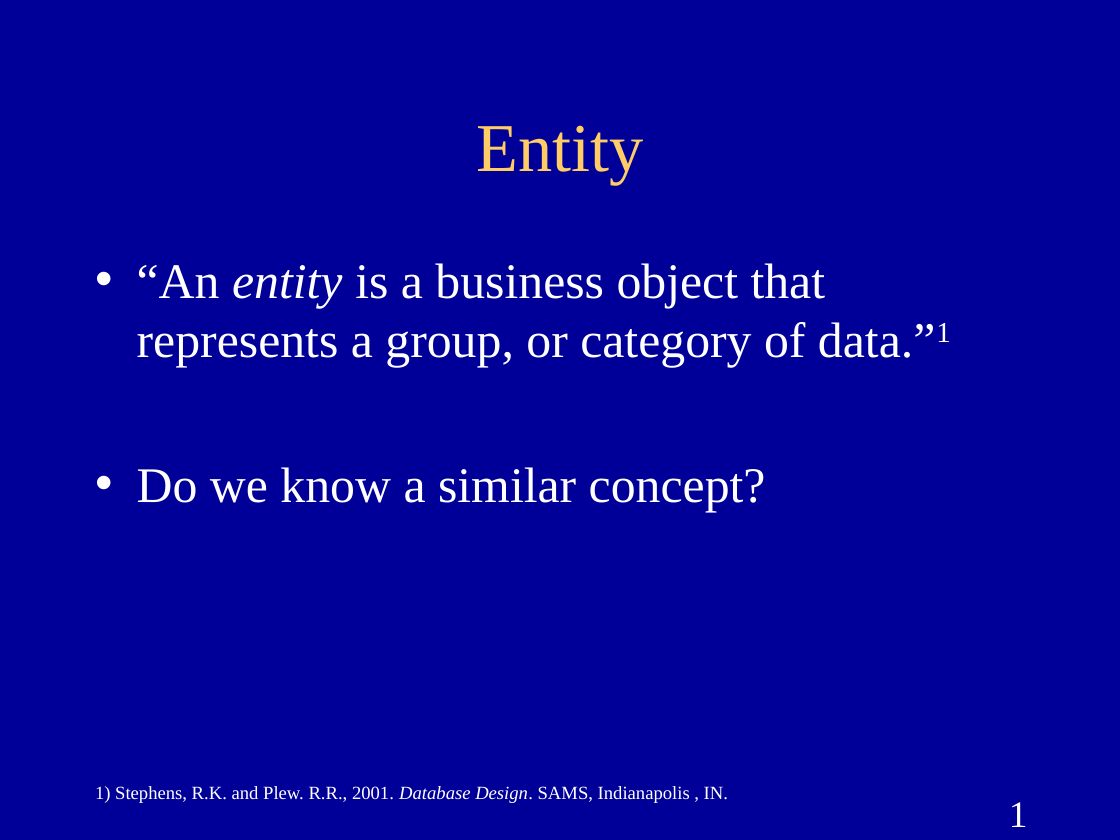
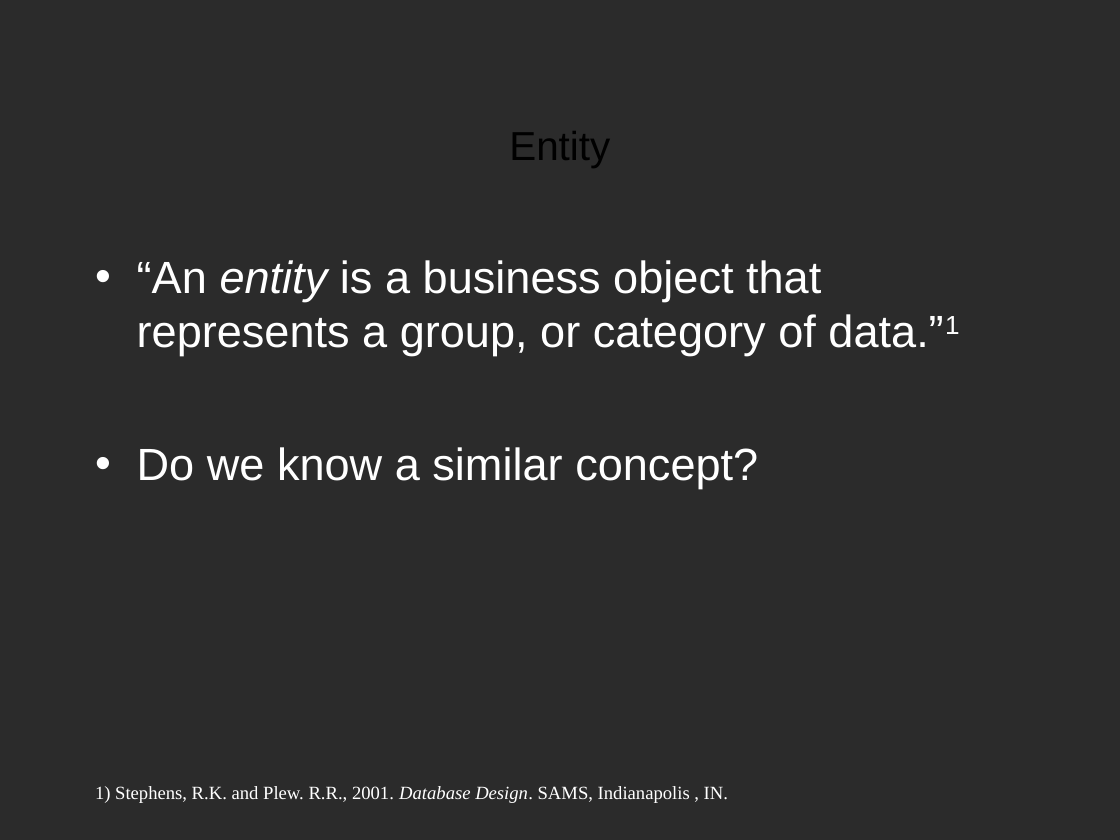
Before and after one commit to pkisambira/environment, a slide deck: slide 2 of ER-Diagram.ppt (slide 1 before the commit). Drawn at 1120x840 pixels with LibreOffice and Linux fonts; fonts in the diff are those of the drawing; background and template pictures are left out; a plain dark background stands for a picture behind light text. Boxes give left, top, right and bottom in pixels: in the first picture for what was removed or moved away, otherwise in the second. Text is boxed around its words. In the diff, an @@ line names an element or a change of style, - is before the commit and + after.

```diff
--- a/ER-Diagram.ppt
+++ b/ER-Diagram.ppt
@@ background #000099 to picture (left out) @@
@@ title "Entity" at <box>509,131,610,168</box>: size 44 to 26 pt, font Times New Roman to Arial, text colour #FFCC66 to #000000 @@
@@ text "“An entity is a business ..." at <box>137,260,960,489</box>: size 32 to 29 pt, font Times New Roman to Arial @@
@@ page number removed at <box>1009,802,1028,827</box> @@
-1
```
Also in this commit, not shown: 11 other slides changed, 1 slide added.
